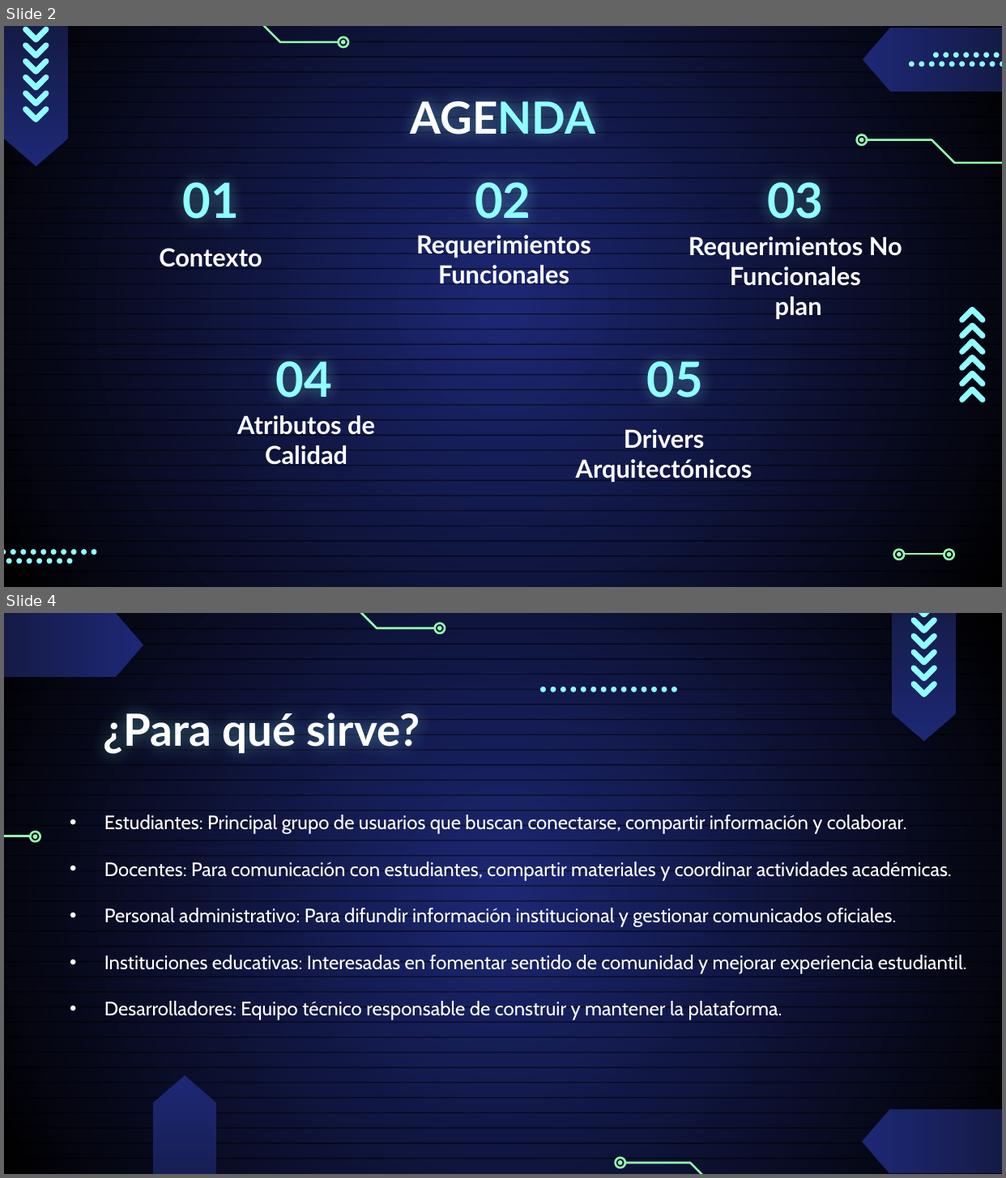
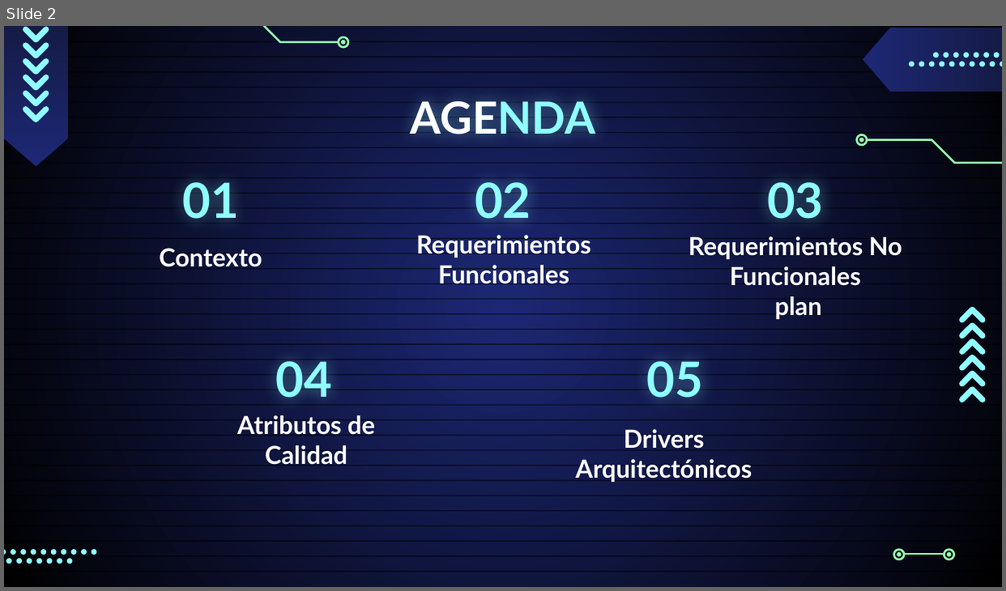
Before and after one commit to Jucer74/SoftwareArchitecture, a slide deck: Project/Context/CAMPUSCONNECT.Context.pptx. Shown one above the other, each under a label of ours: slides 2 and 4 before the commit, slide 2 after it; the slides between them are not shown. The pictures are 1006x1178 and 1006x591 pixels, drawn with LibreOffice and Linux fonts; fonts in the diff are those of the drawing. Boxes give left, top, right and bottom in pixels: in the first picture for what was removed or moved away, otherwise in the second. Text is boxed around its words. In the diff, an @@ line names an element or a change of style, - is before the commit and + after.

```diff
--- a/Project/Context/CAMPUSCONNECT.Context.pptx
+++ b/Project/Context/CAMPUSCONNECT.Context.pptx
@@ slide 4 removed at [4, 613, 1002, 1174], background gradient #1D2875 to #000000; not listed: 36 template elements that a slide beside it also shows @@
@@ flow chart offpage connector removed at [4, 613, 143, 677] @@
@@ freeform shape removed at [289, 613, 435, 628] @@
@@ freeform shape removed at [435, 623, 445, 633] @@
@@ freeform shape removed at [437, 626, 442, 631] @@
@@ group removed at [892, 613, 956, 741]: 6 freeform shapes, 1 flow chart offpage connector @@
@@ group removed at [540, 687, 678, 693]: 14 ellipses @@
@@ title removed at [104, 713, 420, 754] @@
-¿Para qué sirve?
@@ subtitle removed at [104, 815, 967, 1020] @@
-• Estudiantes: Principal grupo de usuarios que buscan conectarse, compartir información y colaborar.
-• Docentes: Para comunicación con estudiantes, compartir materiales y coordinar actividades académicas.
-• Personal administrativo: Para difundir información institucional y gestionar comunicados oficiales.
-• Instituciones educativas: Interesadas en fomentar sentido de comunidad y mejorar experiencia estudiantil.
-• Desarrolladores: Equipo técnico responsable de construir y mantener la plataforma.
@@ freeform shape removed at [4, 836, 29, 836] @@
@@ freeform shape removed at [30, 832, 41, 842] @@
@@ freeform shape removed at [33, 835, 38, 840] @@
@@ flow chart offpage connector removed at [153, 1076, 216, 1174] @@
@@ flow chart offpage connector removed at [863, 1110, 1002, 1174] @@
@@ freeform shape removed at [615, 1158, 624, 1168] @@
@@ freeform shape removed at [618, 1161, 623, 1166] @@
@@ freeform shape removed at [626, 1163, 771, 1174] @@
```
Also in this commit, not shown: 1 slide changed, 2 slides added, 2 other slides removed.
